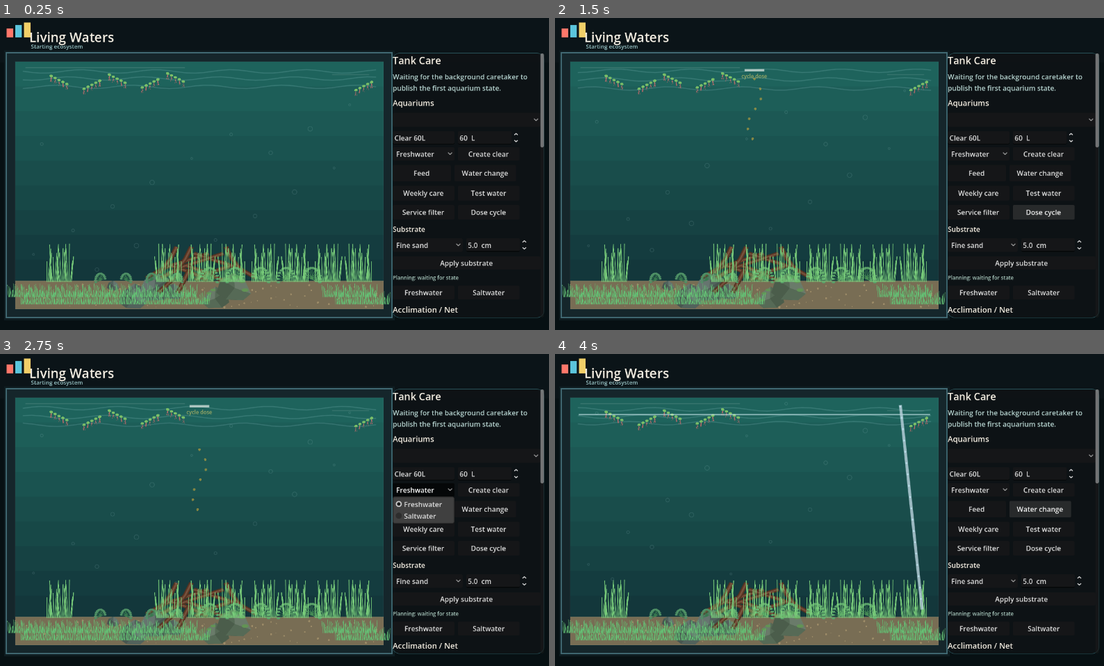
Above: before the commit, frames 1-4 (two rows, left to right).
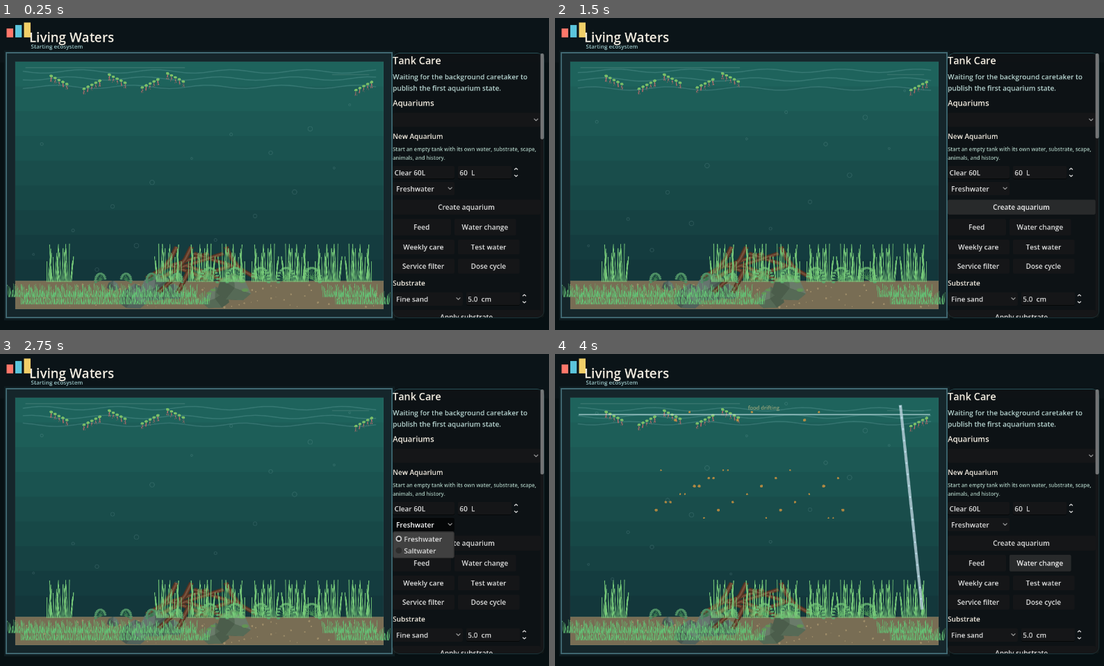
Above: after the commit, the same moments.

Repository: EgeDorukDeveci/living-waters
Game: Godot game, scene res://scenes/main.tscn
Same seed, same stepped clock (60 frames per second), same inputs: the game is played once before the commit and once after it.
Inputs (mouse positions are in pixels of both pictures, inside the frame that each line leads up to):
- Up to frame 1 (0.25 s): no input
- Up to frame 2 (1.5 s): click (1043, 155) at 0.5 s, where only the run before the commit has a clickable "Create clear"; click (1021, 208) at 1.25 s, where only the run after the commit has a clickable "Create aquarium"
- Up to frame 3 (2.75 s): click "Freshwater" at 2 s
- Up to frame 4 (4 s): click "Feed" at 2.75 s; click "Water change" at 3.5 s

The runs differ from the first frame. In frame 1, 2.3% of the frame differs, in the area x 71-100%, y 36-96%; in frame 2, 3.0%; in frame 3, 4.1%, in the area x 33-100%, y 16-96%; in frame 4, 3.1%.

Commit message:
Clarify aquarium and fish creation controls

Diff:
--- a/scripts/Main.gd
+++ b/scripts/Main.gd
@@ -335,6 +335,19 @@
 	aquarium_select.item_selected.connect(func(index): _select_aquarium(index))
 	panel.add_child(aquarium_select)
 
+	var new_aquarium_title := Label.new()
+	new_aquarium_title.text = "New Aquarium"
+	new_aquarium_title.add_theme_font_size_override("font_size", 16)
+	new_aquarium_title.add_theme_color_override("font_color", Color("#f5efe3"))
+	panel.add_child(new_aquarium_title)
+
+	var new_aquarium_hint := Label.new()
+	new_aquarium_hint.text = "Start an empty tank with its own water, substrate, scape, animals, and history."
+	new_aquarium_hint.autowrap_mode = TextServer.AUTOWRAP_WORD_SMART
+	new_aquarium_hint.add_theme_font_size_override("font_size", 12)
+	new_aquarium_hint.add_theme_color_override("font_color", Color("#a8c8bd"))
+	panel.add_child(new_aquarium_hint)
+
 	var tank_form := GridContainer.new()
 	tank_form.columns = 2
 	tank_form.add_theme_constant_override("h_separation", 8)
@@ -362,13 +375,14 @@
 	tank_system_select.set_item_metadata(0, "freshwater")
 	tank_system_select.add_item("Saltwater")
 	tank_system_select.set_item_metadata(1, "saltwater")
+	tank_system_select.select(0)
 	tank_form.add_child(tank_system_select)
 
 	var create_tank := Button.new()
-	create_tank.text = "Create clear"
-	create_tank.custom_minimum_size = Vector2(142, 30)
+	create_tank.text = "Create aquarium"
+	create_tank.custom_minimum_size = Vector2(300, 34)
 	create_tank.pressed.connect(func(): _create_clear_aquarium())
-	tank_form.add_child(create_tank)
+	panel.add_child(create_tank)
 
 	var buttons := HBoxContainer.new()
 	buttons.add_theme_constant_override("separation", 8)
@@ -507,10 +521,17 @@
 	system_row.add_child(reef)
 
 	var animal_title_controls := Label.new()
-	animal_title_controls.text = "Acclimation / Net"
+	animal_title_controls.text = "Add Fish"
 	animal_title_controls.add_theme_font_size_override("font_size", 18)
 	animal_title_controls.add_theme_color_override("font_color", Color("#f5efe3"))
 	panel.add_child(animal_title_controls)
+
+	var animal_hint := Label.new()
+	animal_hint.text = "Choose a species, then use the net and click inside the aquarium to release it."
+	animal_hint.autowrap_mode = TextServer.AUTOWRAP_WORD_SMART
+	animal_hint.add_theme_font_size_override("font_size", 12)
+	animal_hint.add_theme_color_override("font_color", Color("#a8c8bd"))
+	panel.add_child(animal_hint)
 
 	species_select = OptionButton.new()
 	species_select.custom_minimum_size = Vector2(300, 32)
@@ -553,12 +574,12 @@
 	add_row.add_theme_constant_override("separation", 8)
 	panel.add_child(add_row)
 	var add_good := Button.new()
-	add_good.text = "Float bag"
+	add_good.text = "Add with net"
 	add_good.custom_minimum_size = Vector2(142, 32)
 	add_good.pressed.connect(func(): _add_selected_animal(true))
 	add_row.add_child(add_good)
 	var add_bad := Button.new()
-	add_bad.text = "Emergency net"
+	add_bad.text = "Skip acclimation"
 	add_bad.custom_minimum_size = Vector2(142, 32)
 	add_bad.pressed.connect(func(): _add_selected_animal(false))
 	add_row.add_child(add_bad)
@@ -757,6 +778,8 @@
 	if tank_litres_spin:
 		litres = float(tank_litres_spin.value)
 	_write_command({"action": "create_aquarium", "name": name, "system": system, "gross_litres": litres})
+	if tool_label:
+		tool_label.text = "Creating %s. It will appear in the aquarium selector in a moment." % name
 
 func _refresh_species_options() -> void:
 	if not species_select:
@@ -766,6 +789,7 @@
 	if species_select.item_count > 0 and species_select.selected >= 0:
 		selected_id = str(species_select.get_item_metadata(species_select.selected))
 	species_select.clear()
+	var selected_index := -1
 	for id in species.keys():
 		var spec: Dictionary = species[id]
 		if str(spec.get("water_type", "freshwater")) != current_system:
@@ -773,7 +797,11 @@
 		species_select.add_item("%s (%s)" % [spec.get("common_name", id), spec.get("swim_zone", "middle")])
 		species_select.set_item_metadata(species_select.item_count - 1, id)
 		if id == selected_id:
-			species_select.select(species_select.item_count - 1)
+			selected_index = species_select.item_count - 1
+	if selected_index >= 0:
+		species_select.select(selected_index)
+	elif species_select.item_count > 0:
+		species_select.select(0)
 	_refresh_research_card()
 
 func _refresh_research_card() -> void:
@@ -863,7 +891,11 @@
 
 func _add_selected_animal(acclimated: bool) -> void:
 	if species_select.item_count <= 0:
+		if tool_label:
+			tool_label.text = "No compatible fish are available for this water type."
 		return
+	if species_select.selected < 0:
+		species_select.select(0)
 	var id := str(species_select.get_item_metadata(species_select.selected))
 	var spec: Dictionary = species.get(id, {})
 	var minutes := int(spec.get("acclimation_minutes", 30)) if acclimated else 0
